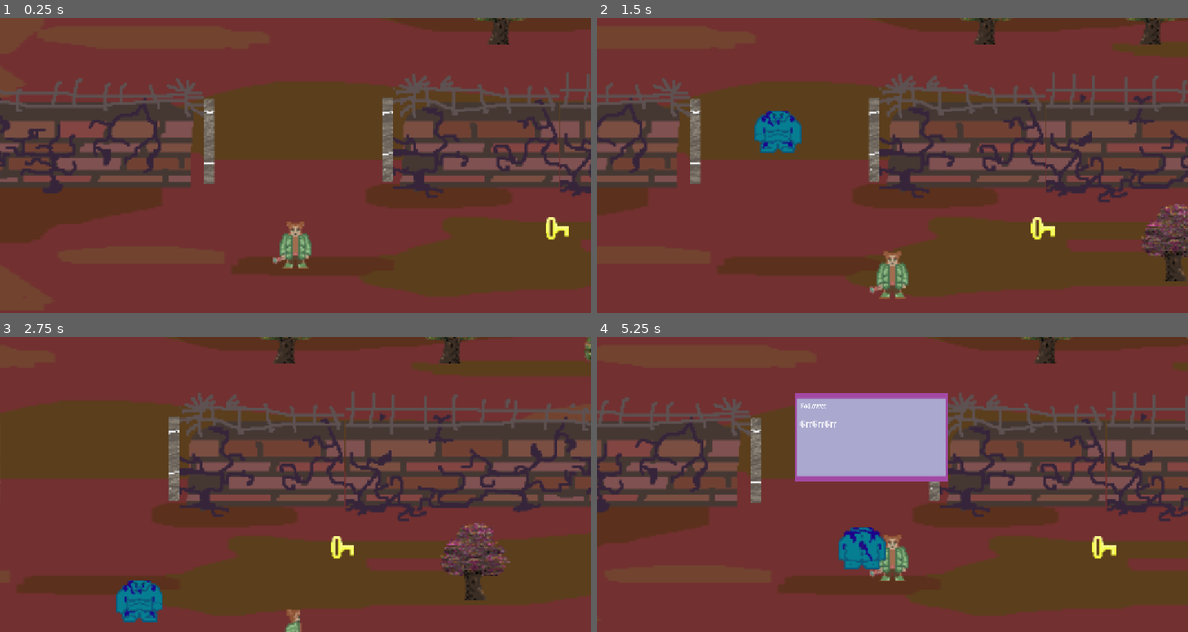
Above: before the commit, frames 1-4 (two rows, left to right).
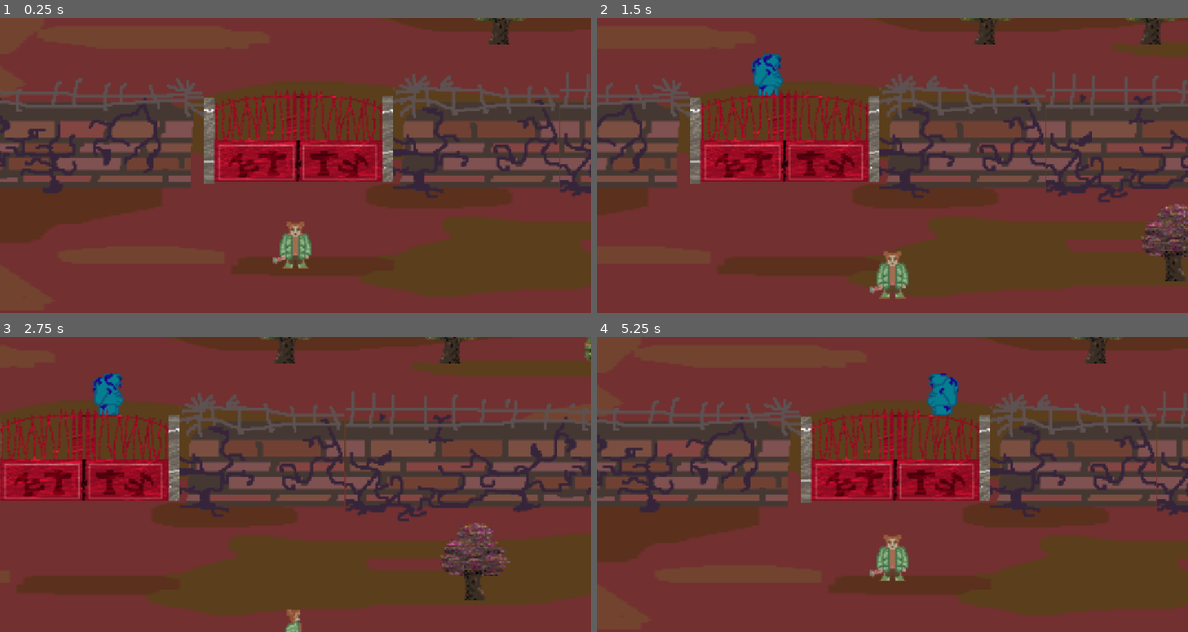
Above: after the commit, the same moments.

Repository: Hardy-Thomas/TheSereneGlade
Game: Godot game, scene res://scene/main.tscn
Two runs of this game, one before a commit and one after it. Both use one fixed random seed, a clock stepped at 60 frames per second and the inputs below. This scene is started directly instead of the project's main scene.
Inputs (mouse positions are in pixels of both pictures, inside the frame that each line leads up to):
- Up to frame 1 (0.25 s): no input
- Up to frame 2 (1.5 s): tap Enter (ui_accept) at 0.5, 0.6, 0.77, 1.07 s; move the mouse to (1022, 150) at 0.52 s; hold Right (move_right) 0.53-1.28 s; move the mouse to (768, 103) at 1.27 s; hold Down (move_down) from 1.28 s (still down); click (768, 103) at 1.35 s
- Up to frame 3 (2.75 s): tap Enter (ui_accept) at 1.52, 1.55, 1.82, 2.1 s; move the mouse to (354, 419) at 2.02 s; release Down (move_down) at 2.03 s; hold Right (move_right) from 2.03 s (still down)
- Up to frame 4 (5.25 s): move the mouse to (862, 543) at 2.77 s; release Right (move_right) at 2.78 s; hold Up (move_up) 2.78-3.53 s; click (862, 543) at 2.85 s; tap Enter (ui_accept) at 3.02, 3.05, 3.32, 3.6, 3.77, 4.07, 4.52, 4.55, 4.82, 5.1 s; move the mouse to (1069, 528) at 3.52 s; hold Left (move_left) 3.53-5.03 s; move the mouse to (715, 440) at 4.27 s; click (715, 440) at 4.35 s; move the mouse to (922, 484) at 5.02 s; hold Down (move_down) from 5.03 s (still down)

The runs differ from the first frame. In frame 1, 6.0% of the frame differs, in the area x 34-97%, y 24-76%; in frame 2, 7.0%; in frame 3, 7.6%; in frame 4, 23%, in the area x 0-100%, y 0-79%.

Commit message:
minor change

Diff:
--- a/scene/environement/inventory.gd
+++ b/scene/environement/inventory.gd
@@ -5,6 +5,7 @@
 func add_item(item_name: String):
 	if not has_item(item_name):
 		inventory.append(item_name)
+		InventoryUi.update_inventory()
 		print(item_name, " add to inventory")
 	else:
 		print(item_name, " already in inventory")
@@ -12,6 +13,7 @@
 func remove_item(item_name: String):
 	if has_item(item_name):
 		inventory.erase(item_name)
+		InventoryUi.update_inventory()
 		print(item_name, " out of inventory")
 
 func has_item(item_name: String) -> bool:
@@ -22,6 +24,7 @@
 		"Key":
 			print("You use the Key !")
 			remove_item(item_name)
+			InventoryUi.update_inventory()
 		_:
 			print("This Item is not usable !")
 
--- /dev/null
+++ b/scene/levels/animation/portail.gd
@@ -0,0 +1,19 @@
+extends Area2D
+
+@onready var anim = $AnimatedSprite2D
+@onready var gate_collision = $StaticBody2D/CollisionGate
+
+
+func _ready():
+	anim.play("close")
+	connect("body_entered", _on_body_entered)
+
+
+func _on_body_entered(body):
+	if body.is_in_group("Player"):
+		if Inventory.has_item("Key"):
+			anim.play("open")
+			gate_collision.set_deferred("disabled", true)
+			Inventory.use_item("Key")
+		else:
+			print("the Gate is close you need a key")
--- /dev/null
+++ b/scene/levels/animation/portail.tscn
@@ -0,0 +1,54 @@
+[gd_scene load_steps=7 format=3 uid="uid://dr4jim3mut16h"]
+
+[ext_resource type="Script" uid="uid://cb4pxd8kwd0g3" path="res://scene/levels/animation/portail.gd" id="1_v80cs"]
+[ext_resource type="Texture2D" uid="uid://cotogr5ldkjhl" path="res://ART/Props/sprite_Gate1.png" id="2_aiiei"]
+[ext_resource type="Texture2D" uid="uid://biqy8flmklavc" path="res://ART/Props/sprite_Gate0.png" id="3_epe6x"]
+
+[sub_resource type="SpriteFrames" id="SpriteFrames_wiavc"]
+animations = [{
+"frames": [{
+"duration": 1.0,
+"texture": ExtResource("2_aiiei")
+}, {
+"duration": 1.0,
+"texture": ExtResource("3_epe6x")
+}],
+"loop": false,
+"name": &"close",
+"speed": 5.0
+}, {
+"frames": [{
+"duration": 1.0,
+"texture": ExtResource("3_epe6x")
+}, {
+"duration": 1.0,
+"texture": ExtResource("2_aiiei")
+}],
+"loop": false,
+"name": &"open",
+"speed": 5.0
+}]
+
+[sub_resource type="RectangleShape2D" id="RectangleShape2D_drc6s"]
+size = Vector2(135, 60)
+
+[sub_resource type="RectangleShape2D" id="RectangleShape2D_v80cs"]
+size = Vector2(132, 60)
+
+[node name="Portail" type="Area2D"]
+position = Vector2(182, 107)
+script = ExtResource("1_v80cs")
+
+[node name="AnimatedSprite2D" type="AnimatedSprite2D" parent="."]
+sprite_frames = SubResource("SpriteFrames_wiavc")
+animation = &"close"
+
+[node name="CollisionShape2D" type="CollisionShape2D" parent="."]
+position = Vector2(0, 5)
+shape = SubResource("RectangleShape2D_drc6s")
+
+[node name="StaticBody2D" type="StaticBody2D" parent="."]
+
+[node name="CollisionGate" type="CollisionShape2D" parent="StaticBody2D"]
+position = Vector2(0, 5)
+shape = SubResource("RectangleShape2D_v80cs")
--- a/scene/main.tscn
+++ b/scene/main.tscn
@@ -17,6 +17,7 @@
 [ext_resource type="Texture2D" uid="uid://dq3eigp5wiud1" path="res://ART/Props/tombstone.png" id="15_2cqfq"]
 [ext_resource type="PackedScene" uid="uid://b08wqhlwihpsu" path="res://followersmarter.tscn" id="16_jcbur"]
 [ext_resource type="PackedScene" uid="uid://bhv51jefp01cp" path="res://scene/environement/item/key.tscn" id="17_smf0o"]
+[ext_resource type="PackedScene" uid="uid://dr4jim3mut16h" path="res://scene/levels/animation/portail.tscn" id="18_tv8i1"]
 
 [sub_resource type="Animation" id="Animation_5vw27"]
 length = 0.001
@@ -697,6 +698,10 @@
 position = Vector2(514, 369)
 
 [node name="Key" parent="." instance=ExtResource("17_smf0o")]
-position = Vector2(783, 543)
+position = Vector2(101, 543)
+
+[node name="Portail" parent="." instance=ExtResource("18_tv8i1")]
+top_level = true
+position = Vector2(608, 479)
 
 [connection signal="body_entered" from="porteCript" to="porteCript" method="_on_body_entered"]
Renamed: scene/environement/credits.tscn -> scene/credit/credits.tscn
Not shown, added: scene/levels/animation/portail.gd.uid
Not shown: 1 places in scene/main.tscn that only renumber resources
